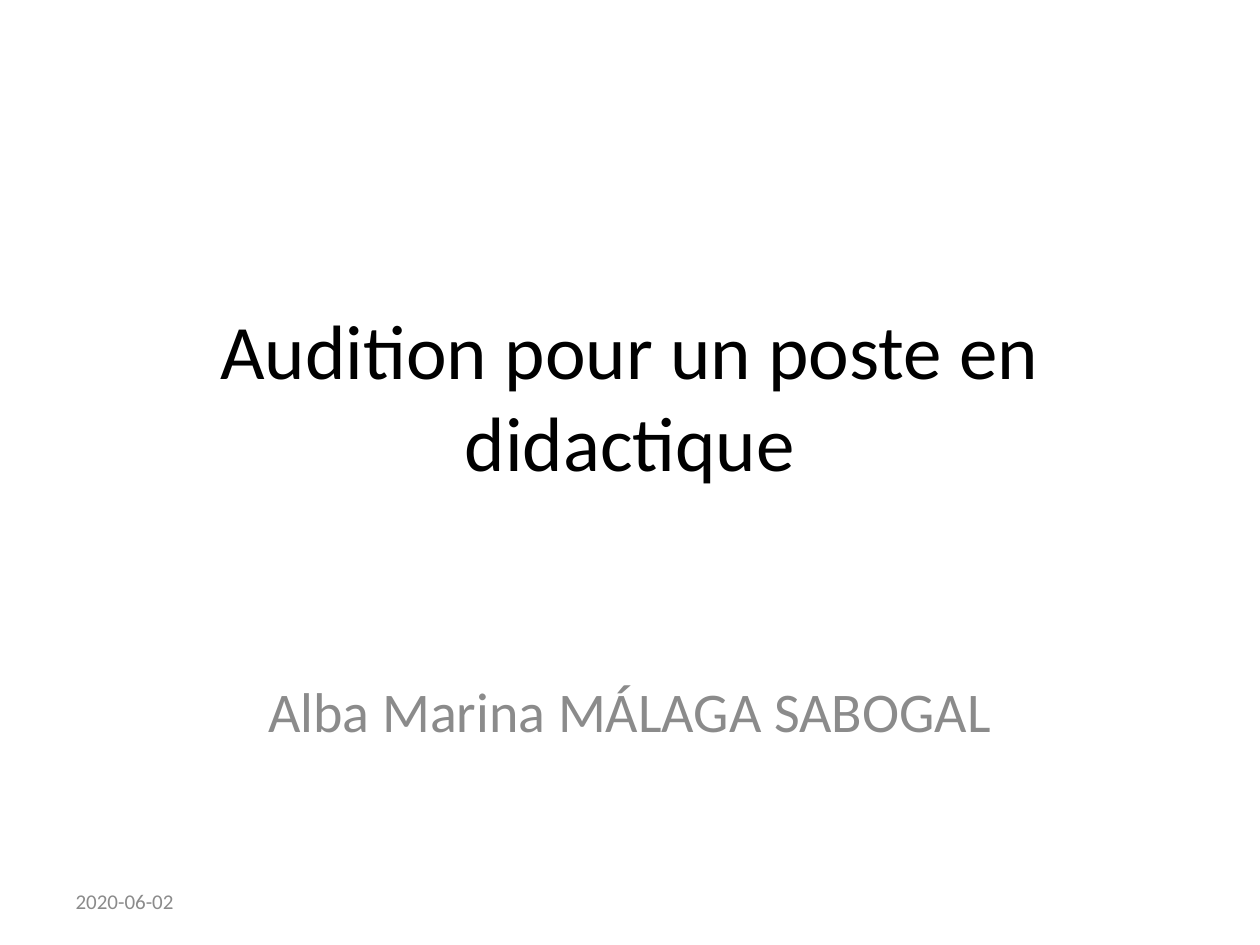
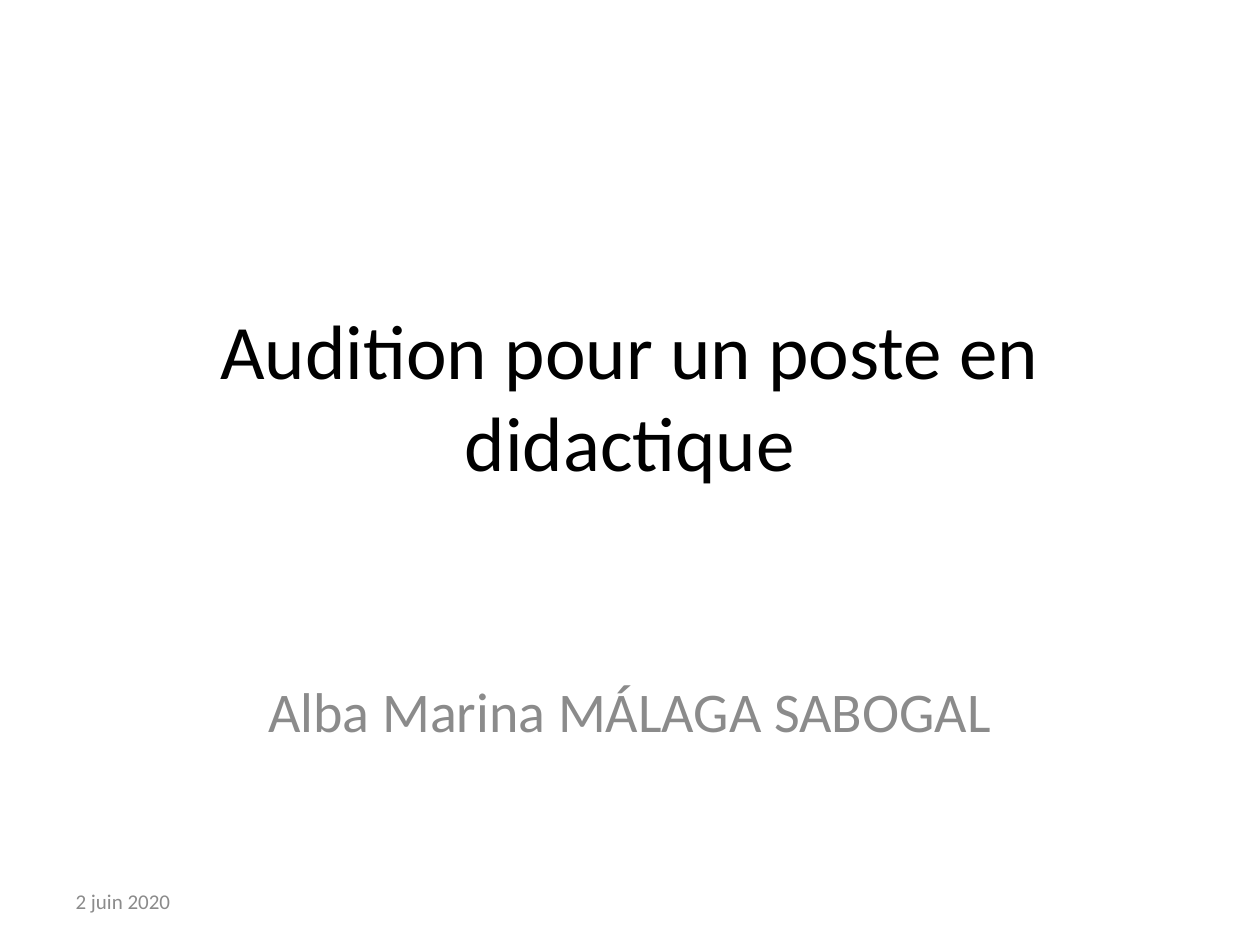
Before and after one commit to albamath/Marseille, a slide deck: slide 1 of 2020-06-01.pptx. Drawn at 1260x945 pixels with LibreOffice and Linux fonts; fonts in the diff are those of the drawing. Boxes give left, top, right and bottom in pixels: in the first picture for what was removed or moved away, otherwise in the second. Text is boxed around its words. In the diff, an @@ line names an element or a change of style, - is before the commit and + after.

```diff
--- a/2020-06-01.pptx
+++ b/2020-06-01.pptx
@@ text at (76,894,170,913): text changed @@
-2020-06-02
+2 juin 2020
```
Also in this commit, not shown: 13 other slides changed, 5 other files.
